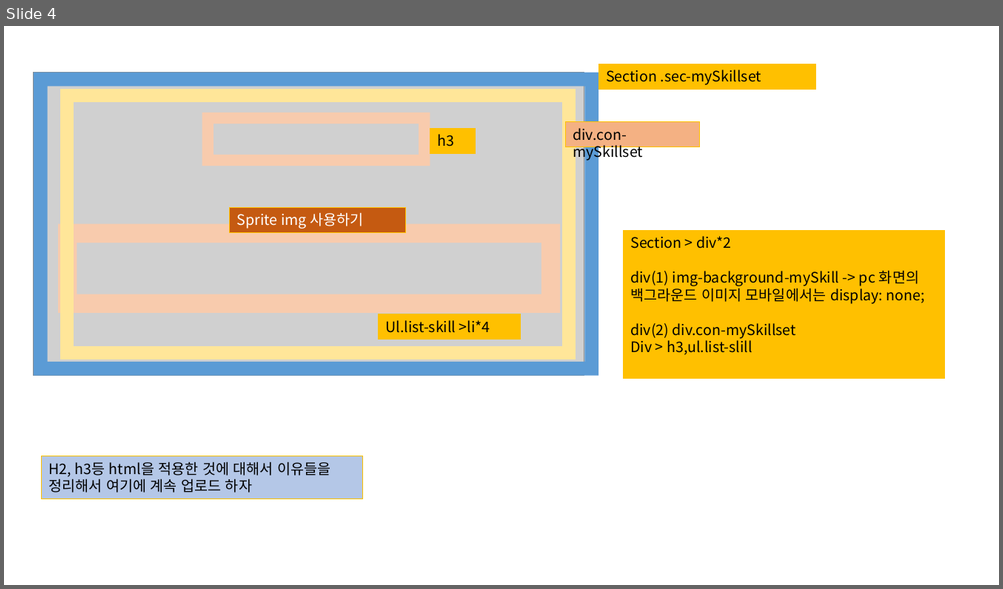
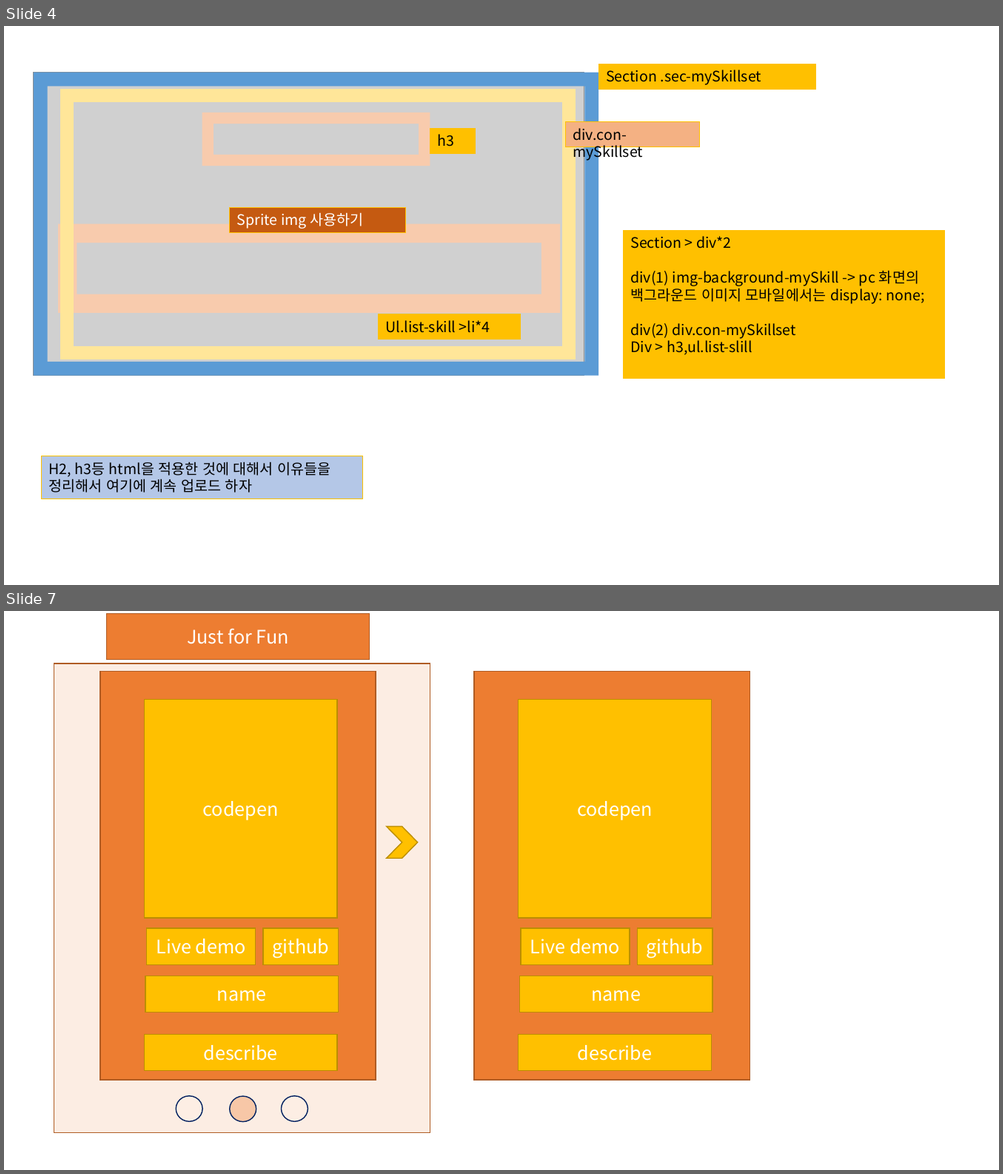
Before and after one commit to yeeSilver/resume, a slide deck: txt/보리스쿨1기.pptx. Shown one above the other, each under a label of ours: slide 4 before the commit, slides 4 and 7 after it; the slides between them are not shown. The pictures are 1003x589 and 1003x1174 pixels, drawn with LibreOffice and Linux fonts; fonts in the diff are those of the drawing; grey boxes stand for pictures. Boxes give left, top, right and bottom in pixels: in the first picture for what was removed or moved away, otherwise in the second. Text is boxed around its words. In the diff, an @@ line names an element or a change of style, - is before the commit and + after.

```diff
--- a/txt/보리스쿨1기.pptx
+++ b/txt/보리스쿨1기.pptx
@@ slide 7 added at (4, 611, 999, 1170), background #FFFFFF @@
@@ rectangle added at (107, 614, 370, 660), fill #ED7D31, outline #AF5C24 1 pt, 18 pt, text #FFFFFF @@
+Just for Fun
@@ rectangle added at (54, 664, 430, 1133), fill #F7C7A7 at 31% opacity, outline #AF5C24 1 pt @@
@@ chevron added at (387, 826, 418, 858), fill #FFC000, outline #BD8E00 1 pt @@
@@ group added at (100, 672, 375, 1080): 6 rectangles @@
+codepen
+name
+describe
+Live demo
+github
@@ group added at (474, 672, 749, 1080): 6 rectangles @@
+codepen
+name
+describe
+Live demo
+github
@@ ellipse added at (176, 1096, 202, 1122), fill #FDEEE4, outline #002060 1 pt @@
@@ ellipse added at (229, 1096, 256, 1122), fill #F7C7A7, outline #002060 1 pt @@
@@ ellipse added at (282, 1096, 308, 1122), fill #FDEEE4, outline #002060 1 pt @@
```
Also in this commit, not shown: 3 other slides added, 8 other files.
